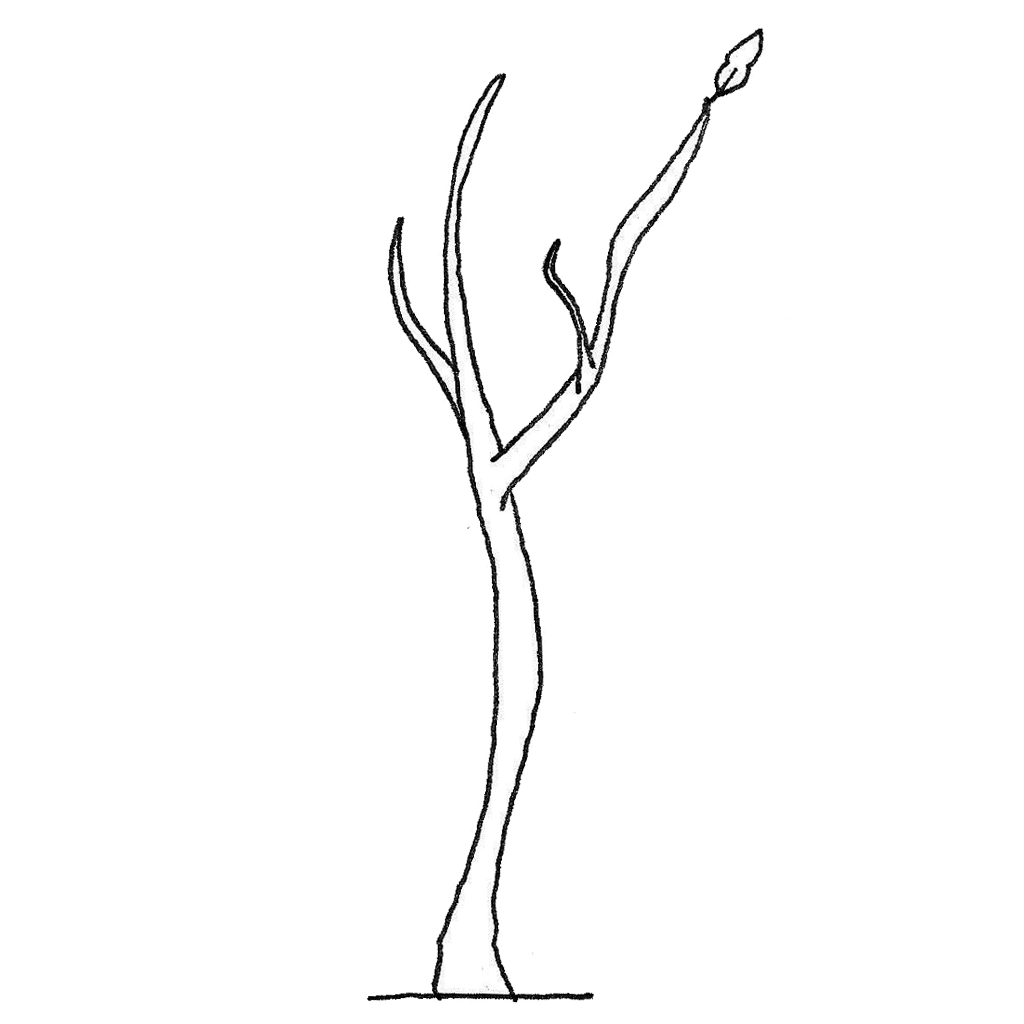
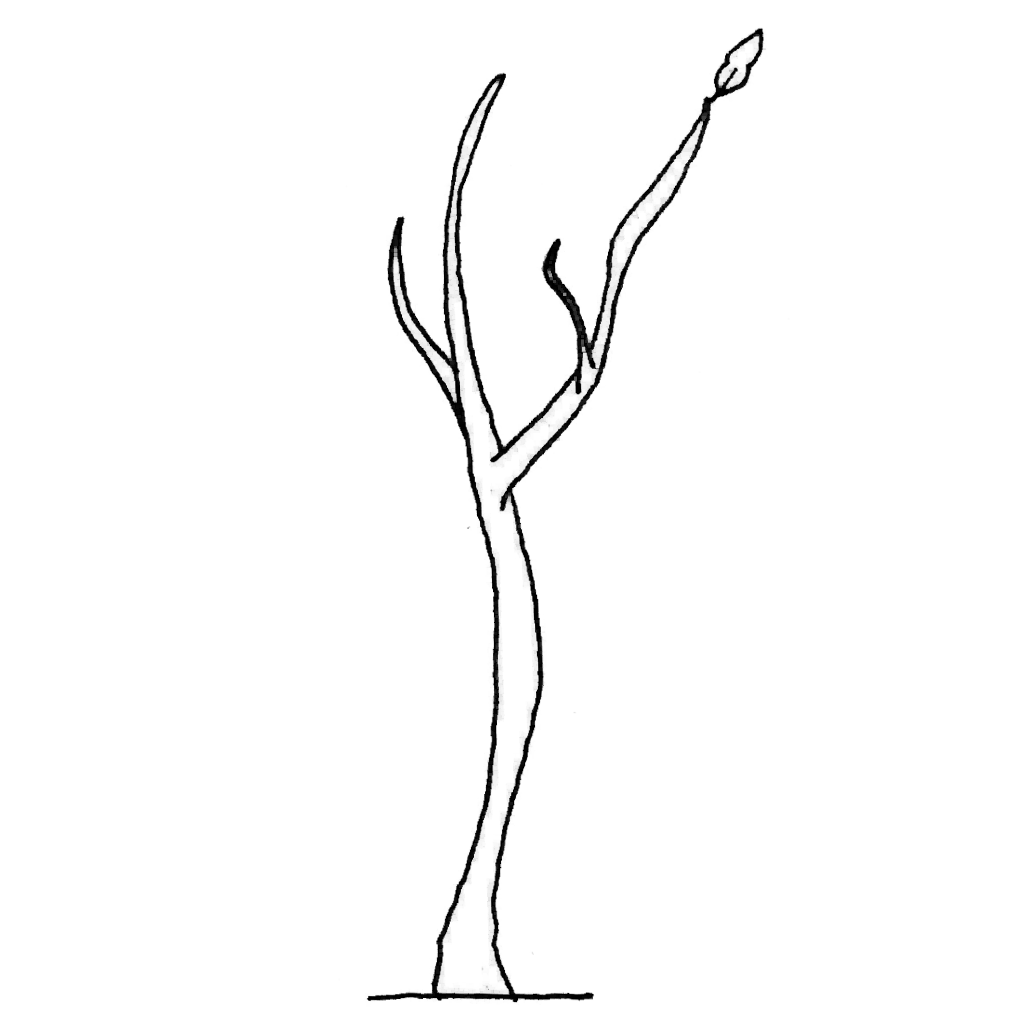
Comparing the layer stacks of the two w=1024, h=1024 images. Changes:
painted on "Layer 1" over [366, 28, 766, 1004]
